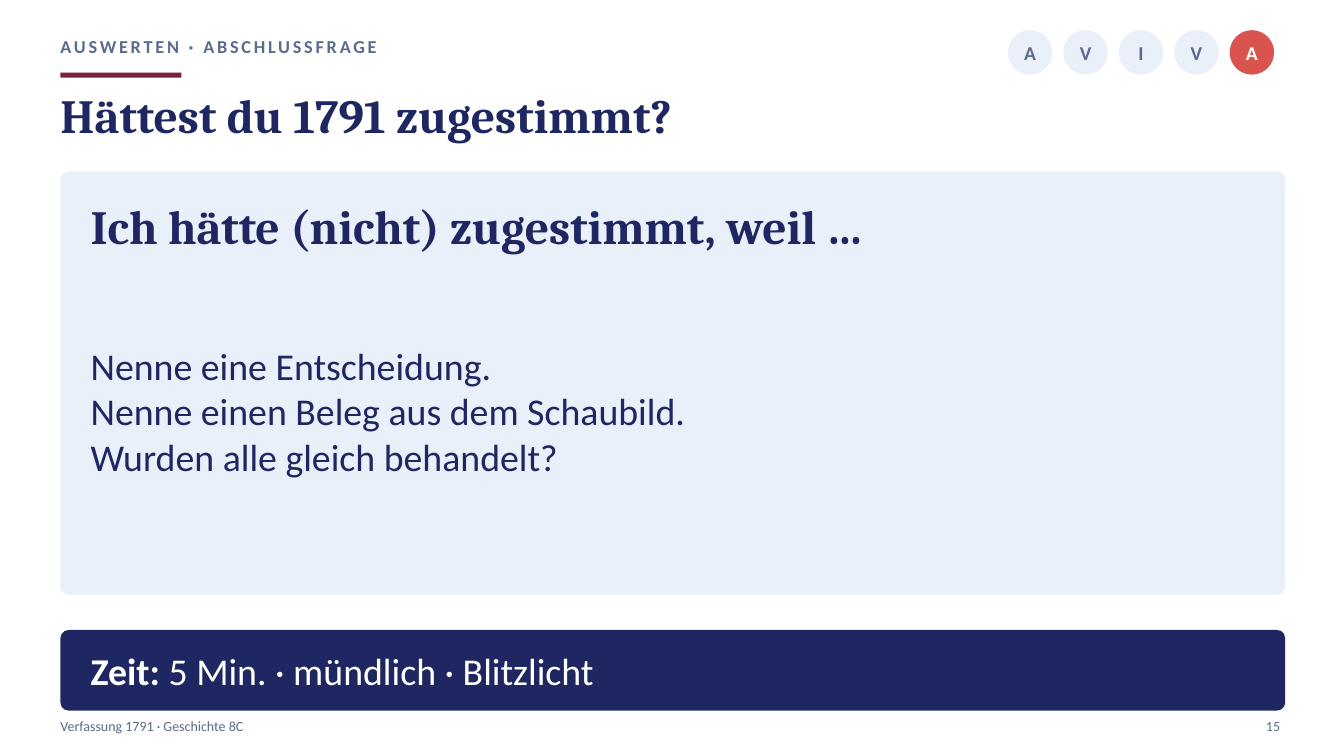
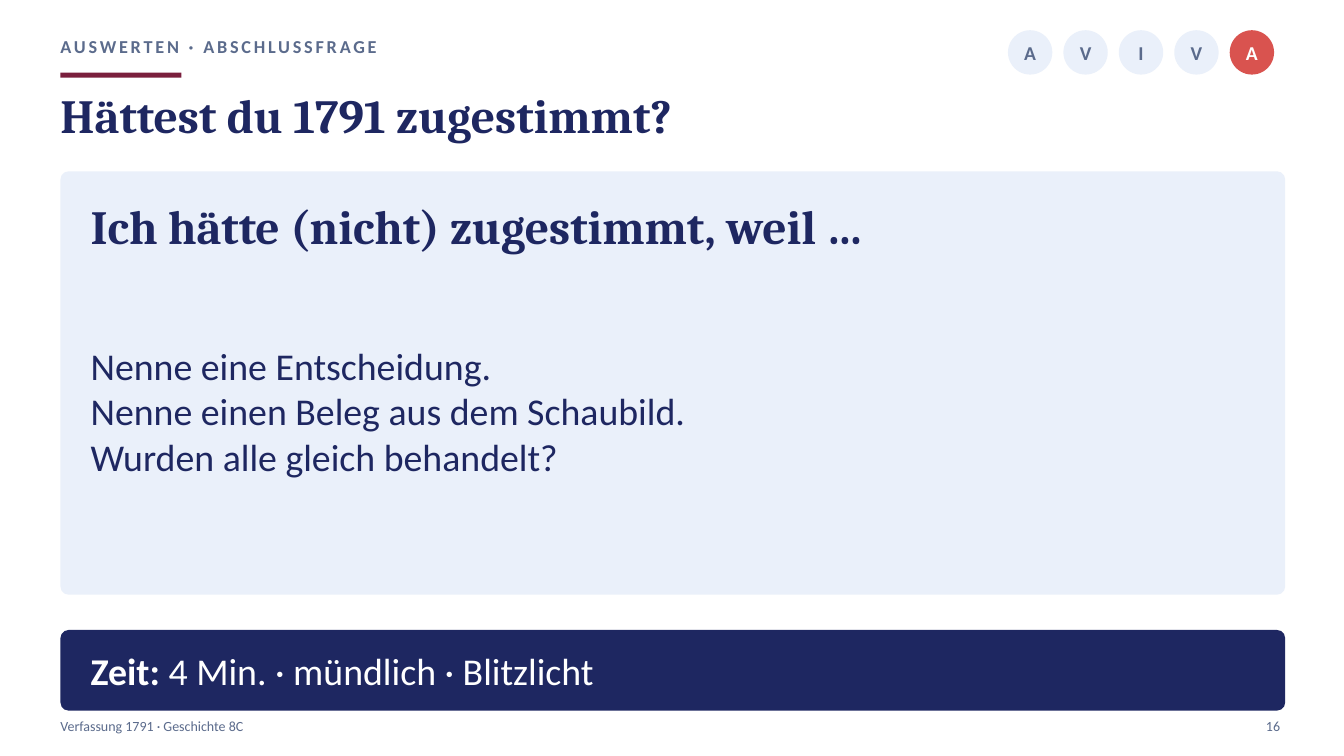
Before and after one commit to golzkonstantin-gif/Schule, a slide deck: slide 16 of Geschichte_8/Stunde5_Verfassung/Praesentation_Stunde5_Verfassung_8C.pptx (slide 15 before the commit). Drawn at 1344x756 pixels with LibreOffice and Linux fonts; fonts in the diff are those of the drawing. Boxes give left, top, right and bottom in pixels: in the first picture for what was removed or moved away, otherwise in the second. Text is boxed around its words. In the diff, an @@ line names an element or a change of style, - is before the commit and + after.

```diff
--- a/Geschichte_8/Stunde5_Verfassung/Praesentation_Stunde5_Verfassung_8C.pptx
+++ b/Geschichte_8/Stunde5_Verfassung/Praesentation_Stunde5_Verfassung_8C.pptx
@@ text at [91,658,594,686]: text changed @@
-Zeit: 5 Min. · mündlich · Blitzlicht
+Zeit: 4 Min. · mündlich · Blitzlicht
@@ text at [1266,721,1280,731]: text changed @@
-15
+16
```
Also in this commit, not shown: 15 other slides changed, 1 slide added, 9 other files.
